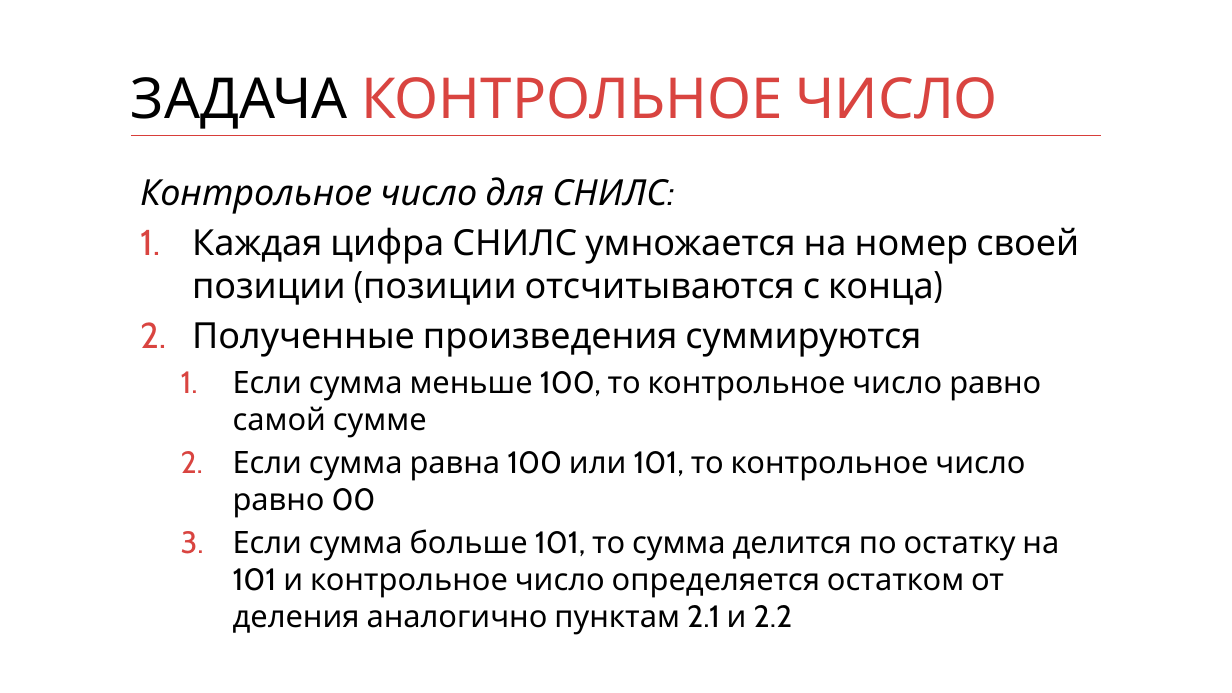
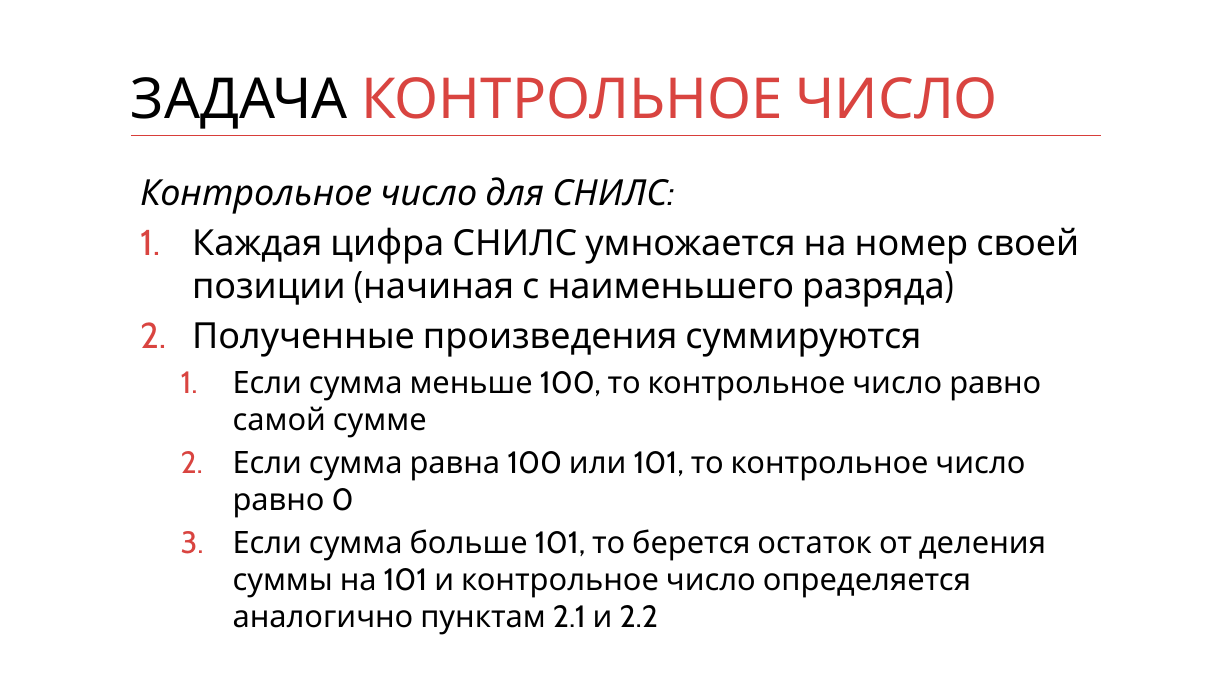
Before and after one commit to kontur-courses/clean-code, a slide deck: slide 37 of clean-code.pptx (slide 8 before the commit). Drawn at 1232x693 pixels with LibreOffice and Linux fonts; fonts in the diff are those of the drawing. Boxes give left, top, right and bottom in pixels: in the first picture for what was removed or moved away, otherwise in the second. Text is boxed around its words. In the diff, an @@ line names an element or a change of style, - is before the commit and + after.

Commit message:
update presentation

```diff
--- a/clean-code.pptx
+++ b/clean-code.pptx
@@ text at (x1=192, y1=227, x2=1079, y2=307): text changed @@
-1. Каждая цифра СНИЛС умножается на номер своей позиции (позиции отсчитываются с конца)
+1. Каждая цифра СНИЛС умножается на номер своей позиции (начиная с наименьшего разряда)
@@ text at (x1=233, y1=451, x2=1046, y2=635): text changed @@
-  2. Если сумма равна 100 или 101, то контрольное число равно 00
-  3. Если сумма больше 101, то сумма делится по остатку на 101 и контрольное число определяется остатком от деления аналогично пунктам 2.1 и 2.2
+  2. Если сумма равна 100 или 101, то контрольное число равно 0
+  3. Если сумма больше 101, то берется остаток от деления суммы на 101 и контрольное число определяется аналогично пунктам 2.1 и 2.2
```
Also in this commit, not shown: 5 other slides changed, 6 slides added.
